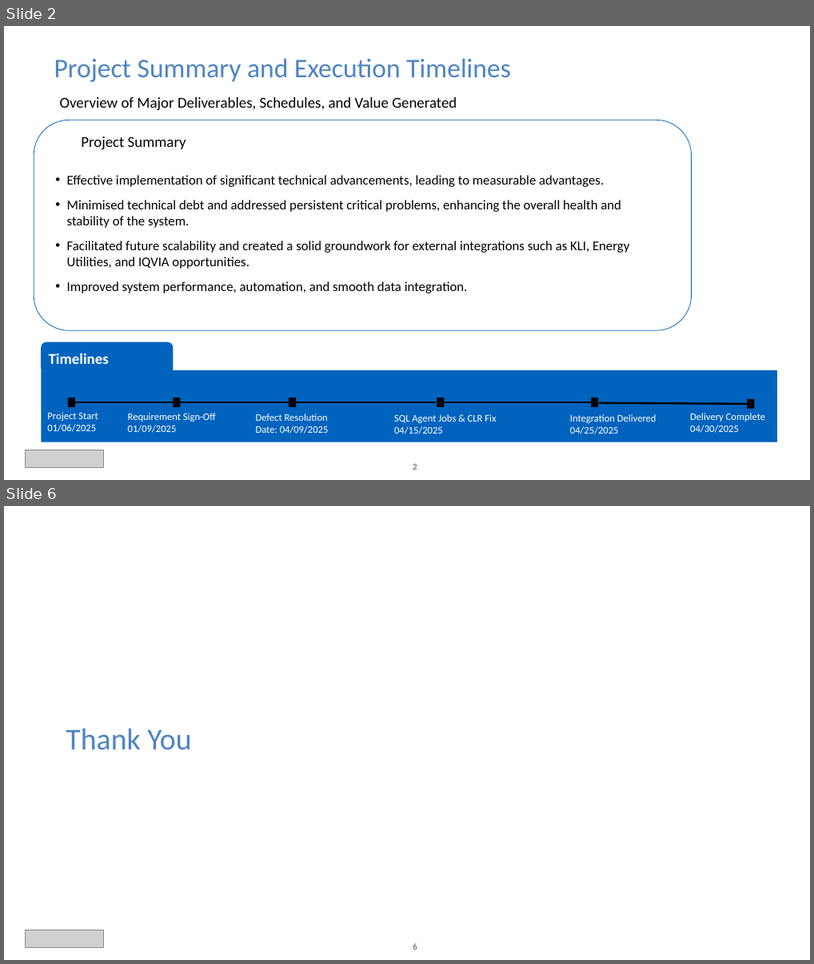
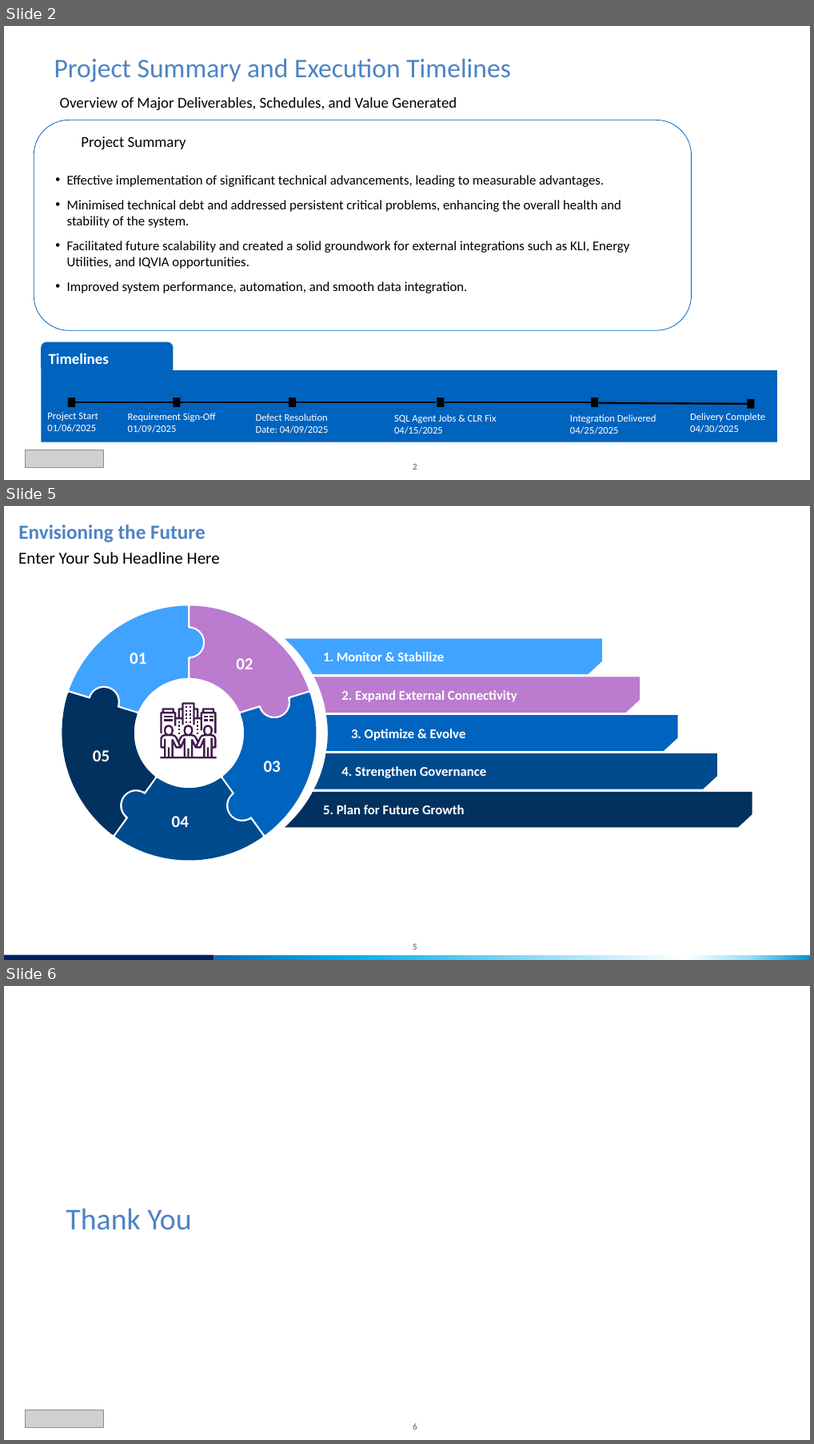
Before and after one commit to vinmidd/Application, a slide deck: Project Delivery Summary & Value Realization_v0.1.pptx. Shown one above the other, each under a label of ours: slides 2 and 6 before the commit, slides 2, 5 and 6 after it; the slides between them are not shown. The pictures are 814x964 and 814x1444 pixels, drawn with LibreOffice and Linux fonts; fonts in the diff are those of the drawing; grey boxes stand for pictures; background and template pictures are left out. Boxes give left, top, right and bottom in pixels: in the first picture for what was removed or moved away, otherwise in the second. Text is boxed around its words. In the diff, an @@ line names an element or a change of style, - is before the commit and + after.

```diff
--- a/Project Delivery Summary & Value Realization_v0.1.pptx
+++ b/Project Delivery Summary & Value Realization_v0.1.pptx
@@ slide 5 added at (4,506,810,960), background #FFFFFF; not listed: 1 template element that a slide beside it also shows @@
@@ title added at (18,524,206,543), 24 pt, text #4E84C4, bold @@
+Envisioning the Future
@@ text added at (18,552,220,564), 20 pt, text #000000 @@
+Enter Your Sub Headline Here
@@ freeform shape added at (70,606,203,712), fill #3FA3FF @@
@@ freeform shape added at (190,606,310,716), fill #BB7BCF @@
@@ freeform shape added at (285,639,602,674), fill #3FA3FF @@
@@ text added at (130,652,146,664), 20 pt, text #FFFFFF, bold @@
+01
@@ text added at (236,658,253,669), 20 pt, text #FFFFFF, bold @@
+02
@@ text added at (323,652,444,661), 16 pt, text #FFFFFF, bold @@
+1. Monitor & Stabilize
@@ freeform shape added at (62,688,155,835), fill #00315F @@
@@ freeform shape added at (223,692,317,835), fill #0063BE @@
@@ freeform shape added at (314,676,641,712), fill #BB7BCF @@
@@ text added at (342,690,518,702), 16 pt, text #FFFFFF, bold @@
+2. Expand External Connectivity
@@ group added at (160,702,216,759): 26 freeform shapes @@
@@ freeform shape added at (326,716,678,751), fill #0063BE @@
@@ text added at (351,728,466,740), 16 pt, text #FFFFFF, bold @@
+3. Optimize & Evolve
@@ text added at (93,750,110,761), 20 pt, text #FFFFFF, bold @@
+05
@@ text added at (264,760,281,772), 20 pt, text #FFFFFF, bold @@
+03
@@ freeform shape added at (314,753,718,789), fill #004A8E @@
@@ text added at (342,766,486,778), 16 pt, text #FFFFFF, bold @@
+4. Strengthen Governance
@@ freeform shape added at (115,778,263,860), fill #004A8E @@
@@ freeform shape added at (285,792,752,828), fill #00315F @@
@@ text added at (172,816,189,827), 20 pt, text #FFFFFF, bold @@
+04
@@ text added at (323,804,465,814), 16 pt, text #FFFFFF, bold @@
+5. Plan for Future Growth
@@ rectangle added at (4,954,214,960), fill #002060 @@
@@ rectangle added at (214,954,810,960), fill gradient #0092DA to #94DEF9 to #FFFFFF to #00B0F0 to #0070C0 @@
```
Also in this commit, not shown: 3 slides changed.
